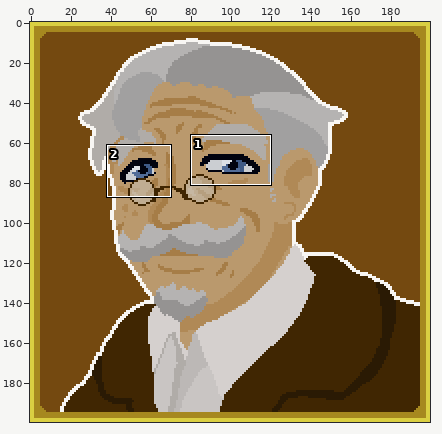
Two states of a pixel-art file, images/aseprite/personagem_tutorial.aseprite. Above: a wide view before the commit, with the close-up outlined.
Close-up. Before the commit:
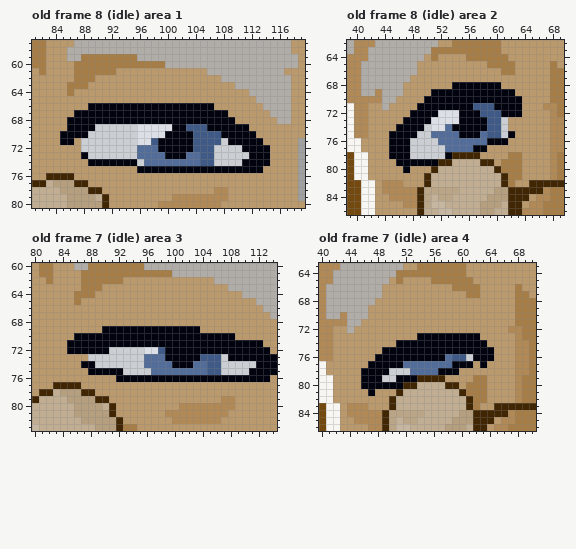
200x200 pixels, 12 frames. Colours within 5 levels of each other are drawn and written as one. Shown: old frame 8 (idle) area 1: x 81..119, y 57..80; old frame 8 (idle) area 2: x 39..69, y 62..86; old frame 7 (idle) area 3: x 80..114, y 60..83; old frame 7 (idle) area 4: x 40..70, y 63..86. The commit also changed other frames or places, which this record leaves out.
And afterwards:
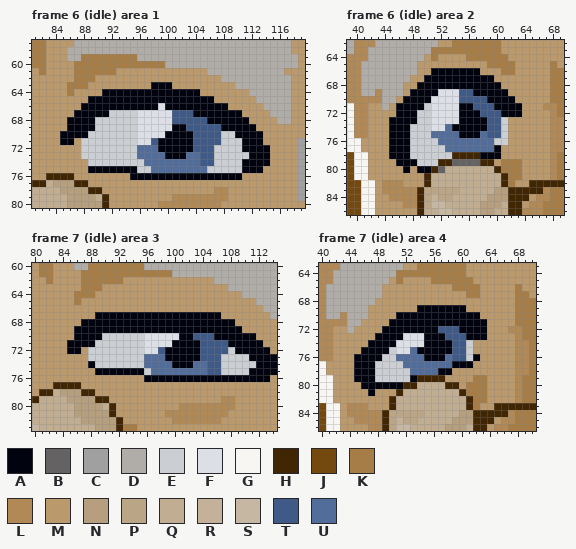
Palette (. is transparent): A #01030f  B #646263  C #a1a0a0  D #b0aca8  E #cbced2  F #dce0e6  G #f8f6f3  H #402602  J #744910  K #a67d47  L #b08956  M #ba996d  N #b69f7f  P #bba587  Q #c0ad92  R #c3b19a  S #c6b7a2  T #3f5a86  U #526d99
A new or re-ordered frame is compared with the old frame closest to it.
The edit:
frames 12 -> 23
layer "eyes" added
Changed rows in their new state; - is an unchanged pixel.
Frame 6 (idle) area 1 is new; against old frame 8 (idle), layer "eyes":
first column x 88:
63 ----------AAA-------------
64 ---AAAAAAAAAAAAAA---------
65 -AAAAAAAAAAAAAAAAAA-------
66 A----------F-------AA-----
67 ----EEEEFFFFFTTT-----AA---
68 --EEEEEEFFFFFTTTTT----AA--
69 ------------------TT----A-
70 --------------------EE---A
71 ---------------------EE---
73 E-------------------------
74 -EEEEEEE------------------
75 -AAAAAAAEEUUUUUUUUEEEEE---
76 -------AAAAAAAAAAAAAAAA---
Frame 6 (idle) area 2 is new; against old frame 8 (idle), layers "eyes", "character":
first column x 45:
66 ------AAAAAAA------
67 -----AAAAAAAAAA----
68 ----AAAAA----------
69 ---AAA-FFFTT-----M-
70 --AAA-FFFFTTTT----M
71 -AAA-EFFFF---------
72 -AA-EEF------------
73 AA--EE-------------
74 A--EE--------------
75 ---E-------------M-
76 --------------UEE--
77 ------------UUUA---
78 --------E----AAA-MM
79 ----EEE--BBBB------
80 ----AA-B-----------
Frame 7 (idle) area 3 is new; against old frame 7 (idle), layers "eyes", "character":
first column x 86:
67 ---AAAAAAAAAAAAAAAAAA-----
68 -AAAAAAAAAAAAAAAAAAAAAA---
69 AAAA--------------AAAAAA--
70 ----EEEEEEFFFFF--TTT---AAA
71 ---EEEEEEEFFFF----TTTT----
72 -MEEE-------------TTTTE---
73 ----------------------EEE-
74 -M------------------------
75 --M----AAA----------------
76 ------MMMM----------------
Frame 7 (idle) area 4 is new; against old frame 7 (idle), layers "eyes", "character":
first column x 45:
69 ---------AAAAAAA----
70 ------AAAAAAAAAAAA--
71 -----AAAAAAAAAAAAAA-
72 ----AAAAAAAATTTAAAA-
73 ---AAAAFFF---TTT--A-
74 --AAAAFFFF----TTEMM-
75 -AAA-EFFU-----TTEMMM
76 AAA-EEUUUU--------MM
77 AA-EEEE-----------M-
78 A--EE---------M-----
79 A--E--EE------------
